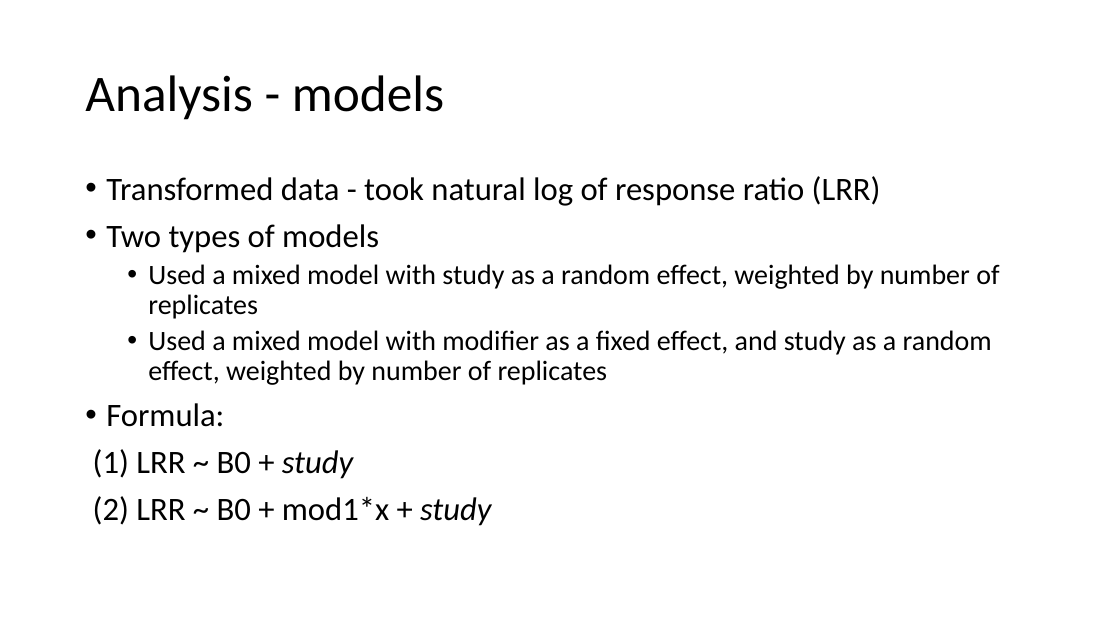
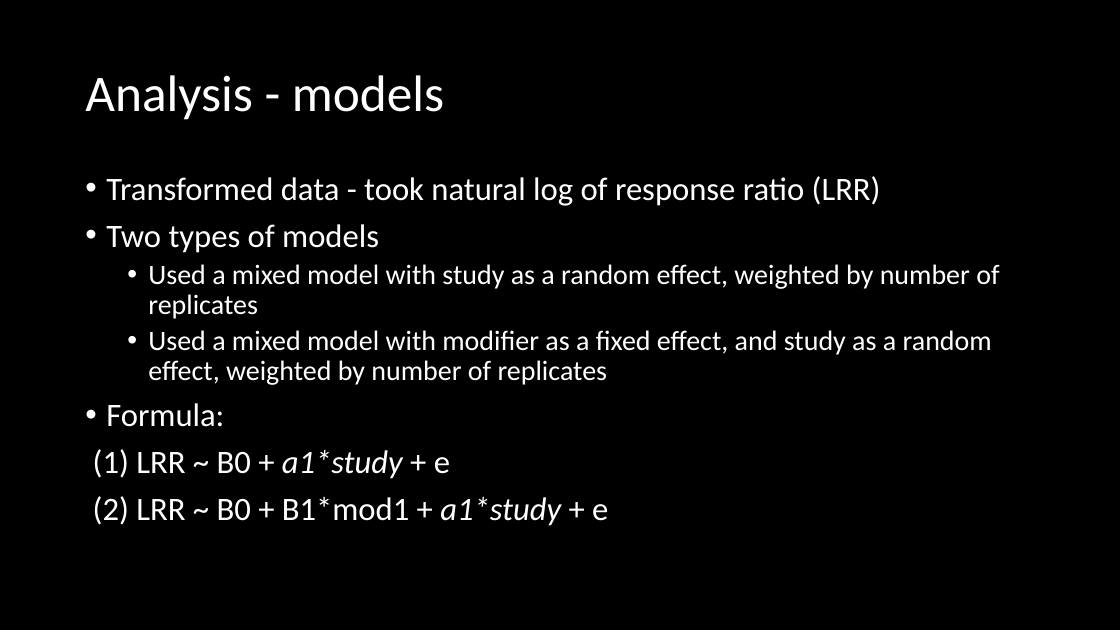
Before and after one commit to EEB698-F2018/analysis-outline-vanichols, a slide deck: slide 7 of Presentation_v1.pptx. Drawn at 1120x630 pixels with LibreOffice and Linux fonts; fonts in the diff are those of the drawing. Boxes give left, top, right and bottom in pixels: in the first picture for what was removed or moved away, otherwise in the second. Text is boxed around its words. In the diff, an @@ line names an element or a change of style, - is before the commit and + after.

```diff
--- a/Presentation_v1.pptx
+++ b/Presentation_v1.pptx
@@ background #FFFFFF to #000000 @@
@@ title "Analysis - models" at (85, 75, 444, 120): text colour #000000 to #FFFFFF @@
@@ text at (106, 176, 999, 427): text colour #000000 to #FFFFFF in "Transformed data - took natural log of ...", "Two types of models", "Used a mixed model with study as ...", "Used a mixed model with modifier as ..." and 1 more places @@
@@ text at (93, 449, 608, 526): text changed; text colour #000000 to #FFFFFF @@
-(1) LRR ~ B0 + study
-(2) LRR ~ B0 + mod1*x + study
+(1) LRR ~ B0 + a1*study + e
+(2) LRR ~ B0 + B1*mod1 + a1*study + e
```
Also in this commit, not shown: 14 other slides changed, 2 slides added.
